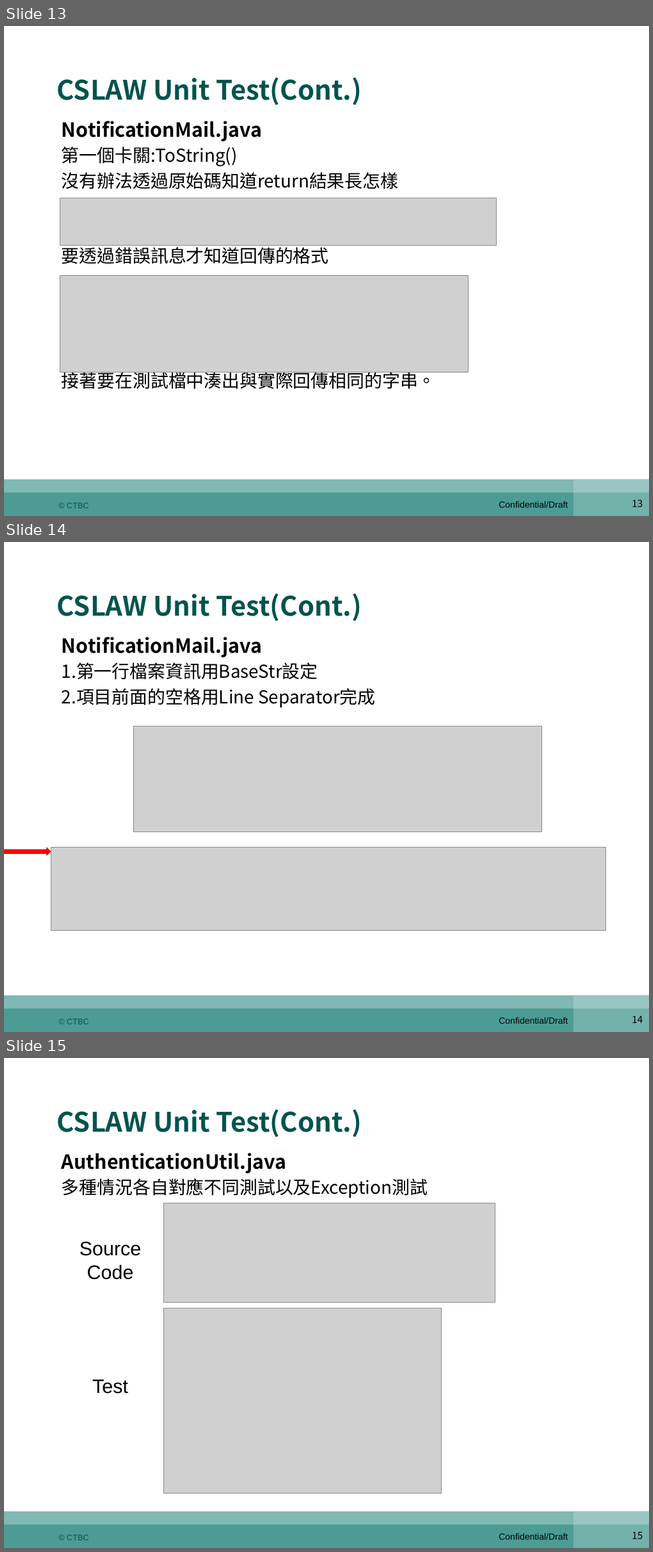
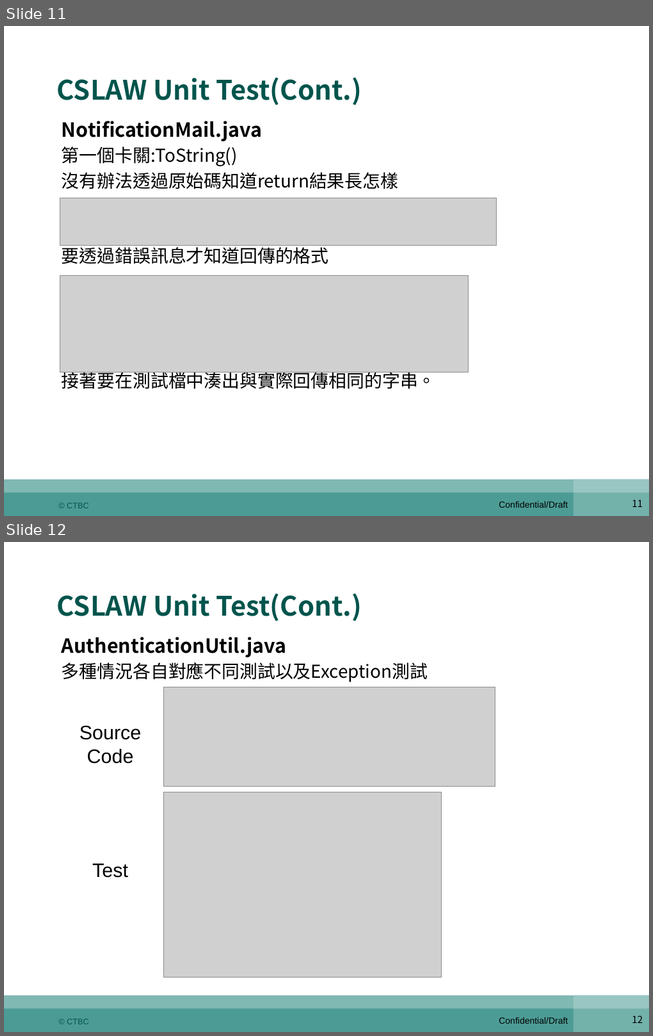
Before and after one commit to shaven105/duh, a slide deck: newest.pptx. Shown one above the other, each under a label of ours: slides 13, 14 and 15 before the commit, slides 11 and 12 after it. The pictures are 653x1552 and 653x1036 pixels, drawn with LibreOffice and Linux fonts; fonts in the diff are those of the drawing; grey boxes stand for pictures. Boxes give left, top, right and bottom in pixels: in the first picture for what was removed or moved away, otherwise in the second. Text is boxed around its words. In the diff, an @@ line names an element or a change of style, - is before the commit and + after.

```diff
--- a/newest.pptx
+++ b/newest.pptx
@@ slide 14 removed at (x1=4, y1=542, x2=649, y2=1032), background #FFFFFF; not listed: 7 template elements that a slide beside it also shows @@
@@ title removed at (x1=57, y1=593, x2=362, y2=621) @@
-CSLAW Unit Test(Cont.)
@@ text removed at (x1=62, y1=637, x2=375, y2=708) @@
-NotificationMail.java
-1.第一行檔案資訊用BaseStr設定
-2.項目前面的空格用Line Separator完成
@@ picture removed at (x1=133, y1=726, x2=542, y2=832) @@
@@ right arrow removed at (x1=4, y1=847, x2=51, y2=856) @@
@@ picture removed at (x1=51, y1=847, x2=606, y2=930) @@
@@ what was slide 13 is now slide 11 @@
@@ page number at (x1=632, y1=500, x2=643, y2=507): text changed @@
-13
+11
@@ what was slide 15 is now slide 12 @@
@@ page number at (x1=632, y1=1015, x2=643, y2=1023): text changed @@
-15
+12
```
Also in this commit, not shown: 1 slide changed, 1 slide added, 4 other slides removed.
